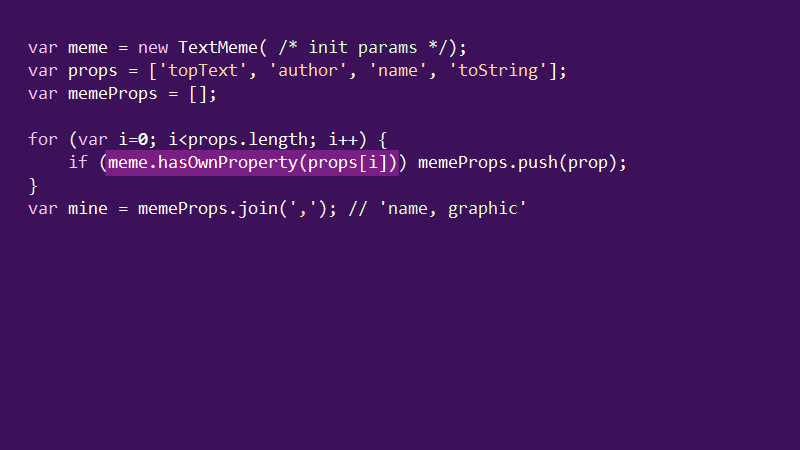
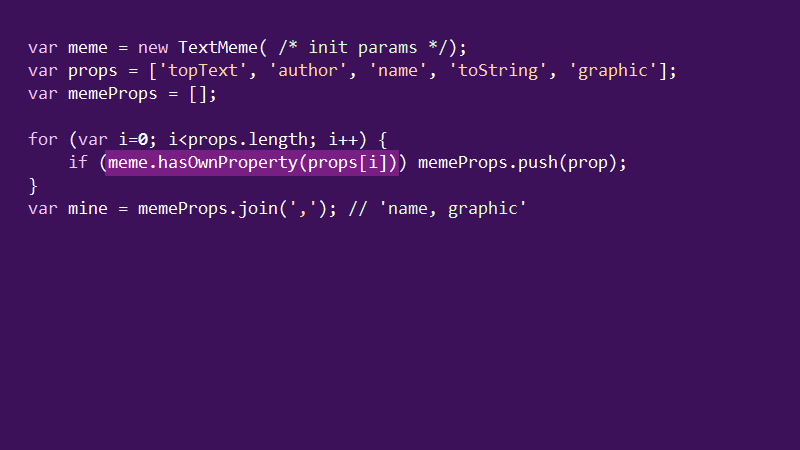
Two versions of the same layered image (800 x 450). Layer-by-layer changes:
hid group "Constructor" (4 layers) over (549, 63, 675, 80)
added layer "Layer 4" in group "Prototype" over (549, 63, 675, 80)
